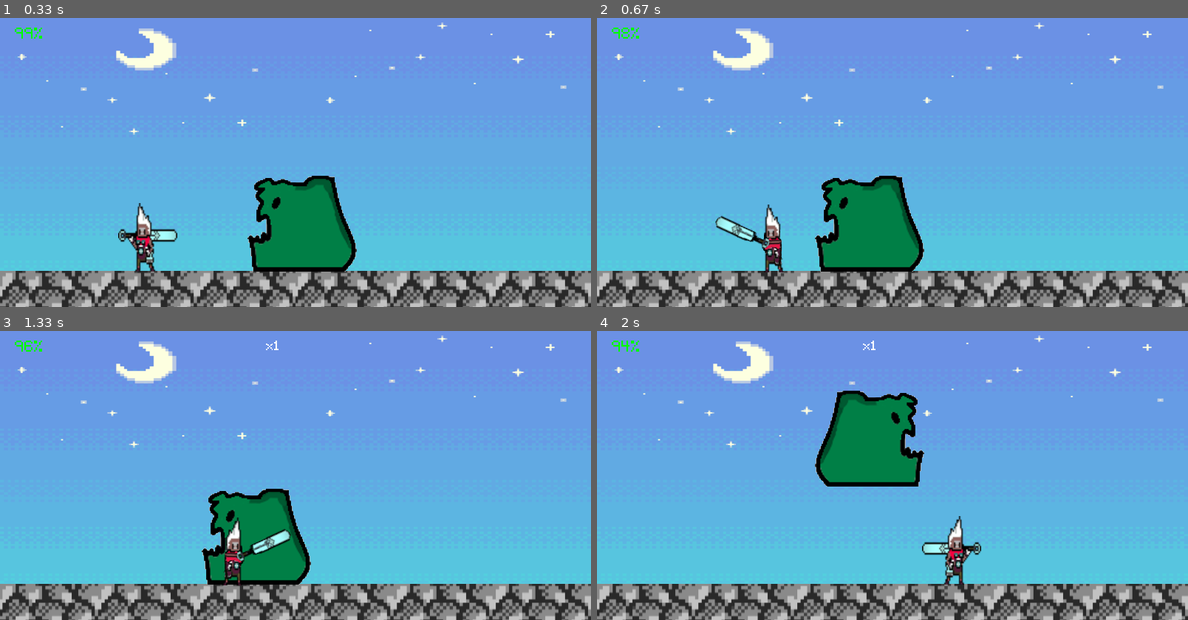
Above: before the commit, frames 1-4 (two rows, left to right).
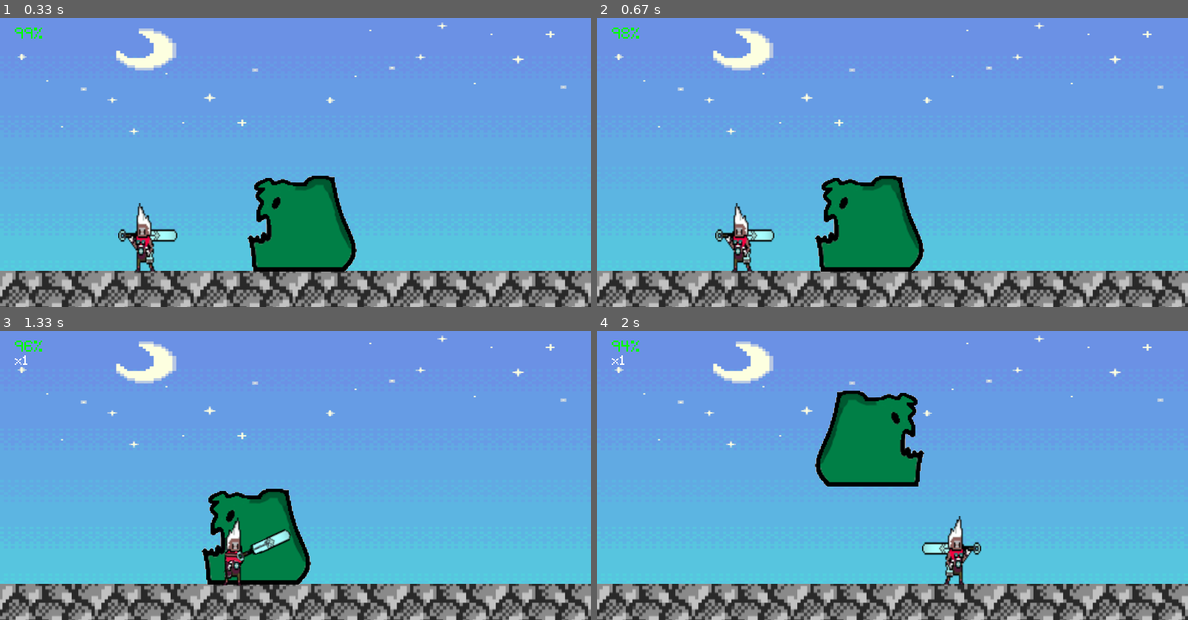
Above: after the commit, the same moments.

Repository: WINDKING-1/TheDasher
Game: pygame game, started from The dasher code.py
Two runs of this game, one before a commit and one after it. Both use one fixed random seed, a clock stepped at 60 frames per second and the inputs below.
Inputs (mouse positions are in pixels of both pictures, inside the frame that each line leads up to):
- Up to frame 1 (0.33 s): no input
- Up to frame 2 (0.67 s): click (892, 159) at 0.38 s
- Up to frame 3 (1.33 s): hold Right 0.67-1.13 s; click (484, 463) at 1.22 s
- Up to frame 4 (2 s): hold Right 1.5-1.97 s

Frame 1 is identical in both runs. In frame 2, 1.5% of the frame differs, in the area x 20-32%, y 64-89%; in frame 3, less than 0.1%; in frame 4, less than 0.1%.

Commit message:
Update The dasher code.py

Diff:
--- a/The dasher code.py
+++ b/The dasher code.py
@@ -222,7 +222,7 @@
         combo_color='red'
         Combo_surf=combo_font_4.render(combo, True,combo_color)
     if combo_count!=0:
-        screen.blit(Combo_surf,(360,20))
+        screen.blit(Combo_surf,(20,40))
 
 def player_dead_check():
     global level
@@ -300,10 +300,11 @@
 
     if attack_cd!=0:
         attack_cd-=1
-        if left:
-            player_surf=playerleft_attack
-        else:
-            player_surf=playerright_attack
+        if attack_cd>10:
+            if left:
+                player_surf=playerleft_attack
+            else:
+                player_surf=playerright_attack
 
     if dash_timer!=0:
         dashing=True
@@ -372,11 +373,11 @@
         if Monster_rect.colliderect(Ground_rect):
             monster_charged=False
             if Monster_rect.x-player_rect.x<=120 and Monster_rect.x-player_rect.x>=-205:
-                if Monster_rect.y-player_rect.y<=70:
+                if Monster_rect.y-player_rect.y<=65:
                     player_health-=monster_jump_damdge
                     combo_reset()
                     got_hit_count+=1
-                    print("hit number",got_hit_count)
+                    #print("hit number",got_hit_count)
 
     if Alive:
         if player_rect.colliderect(Ground_rect):
